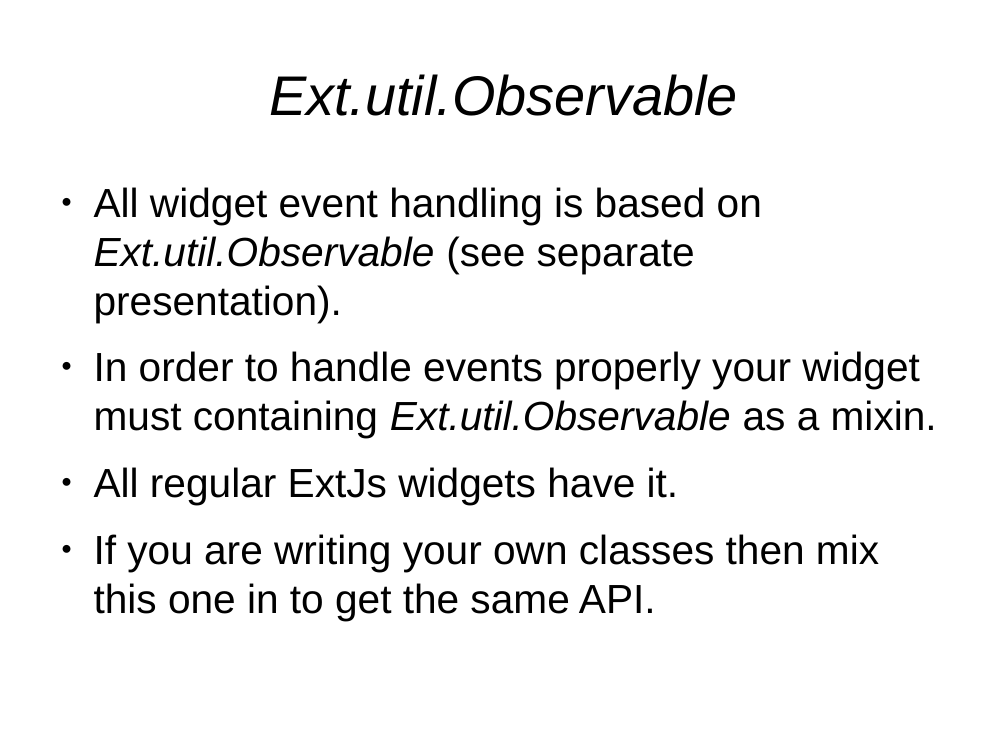
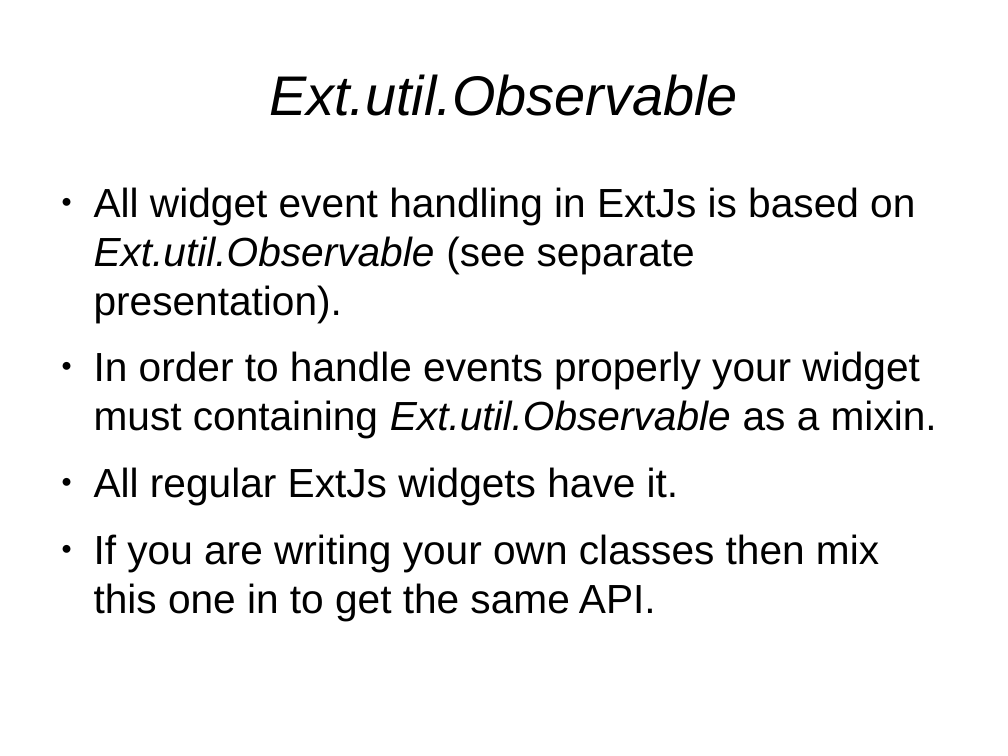
Before and after one commit to veltzer/demos, a slide deck: slide 2 of javascript/extjs/doc/extjs_event_handling.odp. Drawn at 1008x756 pixels with LibreOffice and Linux fonts; fonts in the diff are those of the drawing. Boxes give left, top, right and bottom in pixels: in the first picture for what was removed or moved away, otherwise in the second. Text is boxed around its words. In the diff, an @@ line names an element or a change of style, - is before the commit and + after.

Commit message:
more event handling

```diff
--- a/javascript/extjs/doc/extjs_event_handling.odp
+++ b/javascript/extjs/doc/extjs_event_handling.odp
@@ text at (94,187,915,322): text changed @@
-● All widget event handling is based on Ext.util.Observable (see separate presentation).
+● All widget event handling in ExtJs is based on Ext.util.Observable (see separate presentation).
```
Also in this commit, not shown: 1 other slide changed, 3 slides added, 3 other files.
